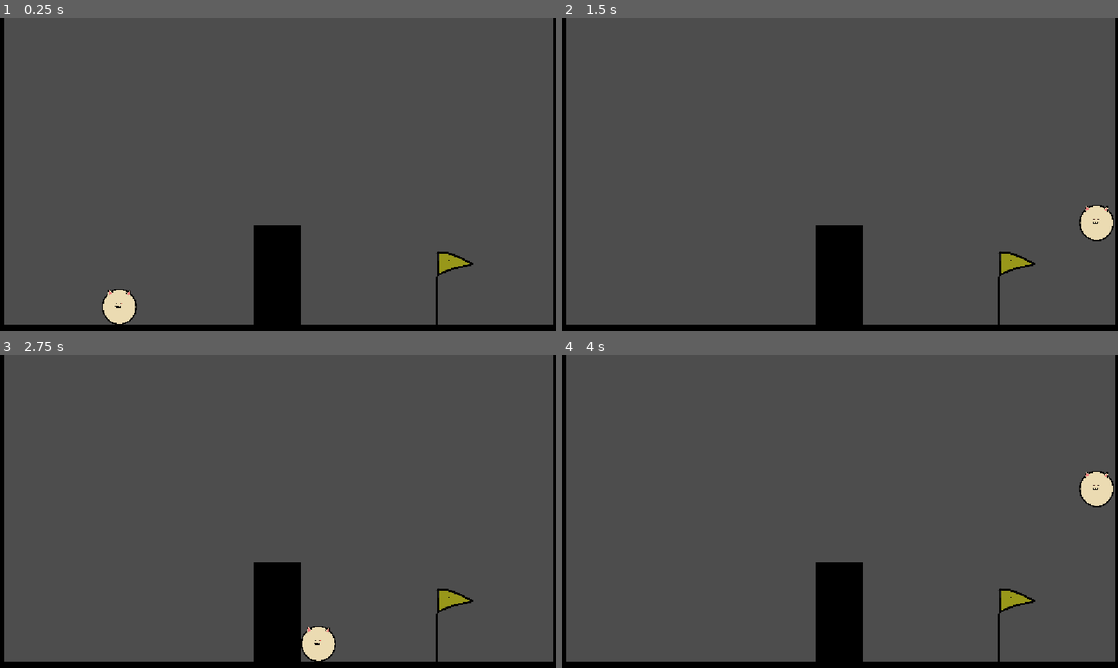
Above: before the commit, frames 1-4 (two rows, left to right).
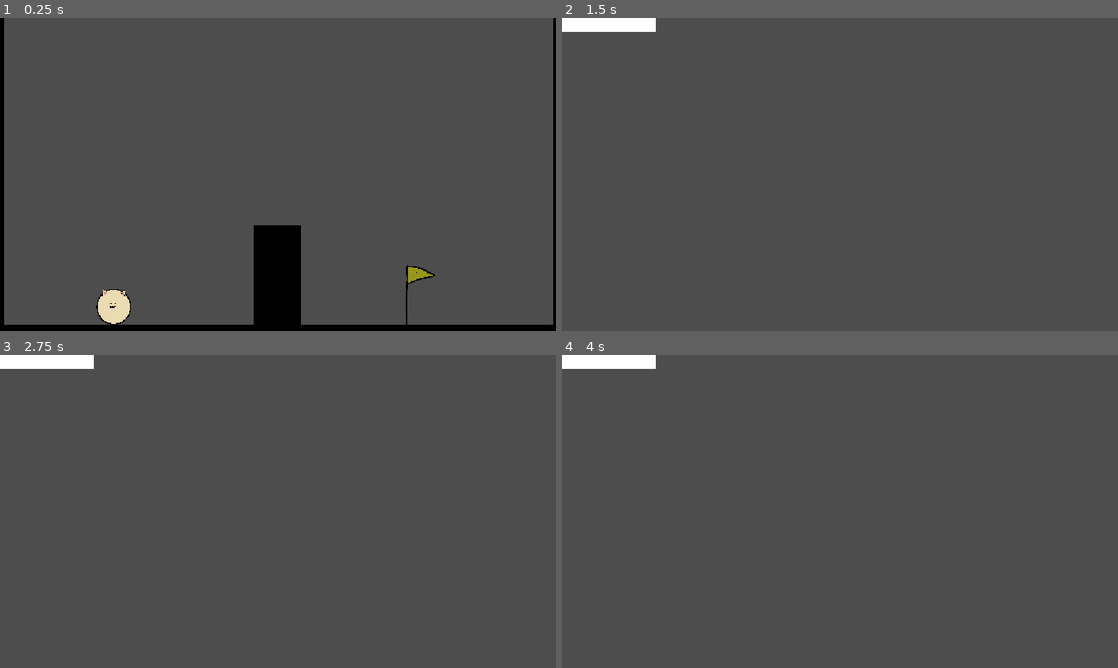
Above: after the commit, the same moments.

Repository: TGYT-Dev/haven
Game: Godot game, scene res://level1.tscn
The game is run twice, just before and just after one commit, with the same random seed, the same clock (stepped at 60 frames per second) and the same inputs.
Inputs:
- Up to frame 1 (0.25 s): no input
- Up to frame 2 (1.5 s): tap Enter (ui_accept) at 0.5, 0.6, 0.77, 1.07, 1.35 s; hold Right (ui_right) from 0.53 s (still down)
- Up to frame 3 (2.75 s): tap Enter (ui_accept) at 1.52, 1.82, 2.1 s; release Right (ui_right) at 2.03 s; hold Left (ui_left) from 2.03 s (still down)
- Up to frame 4 (4 s): tap Enter (ui_accept) at 2.75, 2.85, 3.02, 3.32, 3.6, 3.77 s; release Left (ui_left) at 2.78 s; hold Right (ui_right) from 2.78 s (still down)

The runs differ from the first frame. In frame 1, 0.9% of the frame differs, in the area x 17-86%, y 74-98%; in frame 2, 7.6%; in frame 3, 7.6%; in frame 4, 7.6%, in the area x 0-100%, y 0-100%.
Error before the commit: Invalid operands 'String' and 'int' in operator '+'. (res://area_2d.gd:9)

Commit message:
yipppee

Diff:
--- a/area_2d.gd
+++ b/area_2d.gd
@@ -1,13 +1,18 @@
 extends Area2D
 
-var levelNum = 1
+func _on_body_entered(body: Node2D) -> void:
+	var current_file = get_tree().current_scene.scene_file_path.get_file()
 
+	var current_num = current_file.get_basename().replace("level", "").to_int()
+	var next_num = current_num + 1
 
+	var next_scene_path = "res://level%d.tscn" % next_num
 
-func _on_body_entered(body: Node2D) -> void:
-	levelNum += 1
-	get_tree().change_scene_to_file("res://level"+levelNum)
+	if ResourceLoader.exists(next_scene_path):
+		get_tree().change_scene_to_file(next_scene_path)
+	else:
+		print("You beat the final level!")
 
 func _ready() -> void:
-	if not self.body_entered.is_connected(_on_body_entered):
-		self.body_entered.connect(_on_body_entered)
+	if not body_entered.is_connected(_on_body_entered):
+		body_entered.connect(_on_body_entered)
--- a/cat_ball.gd
+++ b/cat_ball.gd
@@ -1,21 +1,52 @@
 extends CharacterBody2D
 
+const SPEED = 300.0
+const AIR_SPEED = 250.0
+const AIR_ACCEL = 10.0
+const JUMP_VELOCITY = -400.0
+const BOUNCE_DAMPENING = 0.75 # Adjust how bouncy it is (1.0 = full bounce)
 
-const SPEED = 300.0
-const JUMP_VELOCITY = -400.0
+var gravity = ProjectSettings.get_setting("physics/2d/default_gravity")
+var is_grounded = false
 
+func _physics_process(delta):
+	# 1. Apply gravity if not on the ground
+	if not is_grounded:
+		velocity.y += gravity * delta
+	else:
+		# Apply a bit of friction when resting on the floor
+		velocity.x = move_toward(velocity.x, 0, SPEED * 0.2)
 
-func _physics_process(delta: float) -> void:
-	if not is_on_floor():
-		velocity += get_gravity() * delta
+	# 2. Handle jump when grounded
+	if Input.is_action_just_pressed("ui_accept") and is_grounded:
+		velocity.y = JUMP_VELOCITY
+		is_grounded = false
 
-	if Input.is_action_just_pressed("ui_accept") and is_on_floor():
-		velocity.y = JUMP_VELOCITY
+	# 3. Handle horizontal input movement
+	var direction = Input.get_axis("ui_left", "ui_right")
+	if direction:
+		if is_grounded:
+			velocity.x = direction * SPEED
+		else:
+			# Air control: steer toward target speed instead of snapping to it
+			velocity.x = move_toward(velocity.x, direction * AIR_SPEED, AIR_ACCEL)
 
-	var direction := Input.get_axis("ui_left", "ui_right")
-	if direction:
-		velocity.x = direction * SPEED
-	else:
-		velocity.x = move_toward(velocity.x, 0, SPEED)
+	# 4. Use move_and_collide for strict collision and immediate bouncing
+	var collision = move_and_collide(velocity * delta)
 
-	move_and_slide()
+	# Reset ground state each frame; we'll re-verify it if we hit a floor
+	is_grounded = false
+
+	if collision:
+		var normal = collision.get_normal()
+
+		# If the normal points upward, we hit a floor
+		if normal.y < -0.7:
+			is_grounded = true
+
+		# Bounce velocity off whatever we hit (walls, floors, or ceilings)
+		velocity = velocity.bounce(normal) * BOUNCE_DAMPENING
+
+		# Prevent jitter/micro-bouncing when resting on the floor
+		if is_grounded and abs(velocity.y) < 40:
+			velocity.y = 0
--- a/level1.tscn
+++ b/level1.tscn
@@ -1,6 +1,5 @@
 [gd_scene format=3 uid="uid://bh7pg3ey8t3c3"]
 
-[ext_resource type="Script" uid="uid://ditokv113c3pw" path="res://global.gd" id="1_jwv3a"]
 [ext_resource type="PackedScene" uid="uid://b1mxc2ue2nofi" path="res://cat_ball.tscn" id="2_dopym"]
 [ext_resource type="PackedScene" uid="uid://ct5a4rlw16ir5" path="res://level_restart.tscn" id="2_ootpb"]
 
@@ -14,7 +13,6 @@
 size = Vector2(25, 74.5)
 
 [node name="Node2D" type="Node2D" unique_id=847209529]
-script = ExtResource("1_jwv3a")
 
 [node name="StaticBody2D" type="StaticBody2D" parent="." unique_id=1422475593]
 
@@ -65,13 +63,13 @@
 scale = Vector2(0.63659275, -6.760406)
 color = Color(0, 0, 0, 1)
 
-[node name="Area2D" parent="." unique_id=1451696298 instance=ExtResource("2_ootpb")]
-position = Vector2(99, -37)
-scale = Vector2(0.05, 0.05)
-
-[node name="catBall" parent="." unique_id=1670838889 instance=ExtResource("2_dopym")]
-position = Vector2(-87, -20)
-
 [node name="Camera2D" type="Camera2D" parent="." unique_id=874969332]
 position = Vector2(0, -92)
 zoom = Vector2(3.8, 3.8)
+
+[node name="CharacterBody2D" parent="." unique_id=1670838889 instance=ExtResource("2_dopym")]
+position = Vector2(-90, -20)
+
+[node name="Area2D" parent="." unique_id=1451696298 instance=ExtResource("2_ootpb")]
+position = Vector2(80, -32)
+scale = Vector2(0.04, 0.04)
--- a/level_restart.tscn
+++ b/level_restart.tscn
@@ -14,5 +14,5 @@
 texture = ExtResource("2_xcybu")
 
 [node name="CollisionShape2D" type="CollisionShape2D" parent="." unique_id=1759532530]
-position = Vector2(-57, 133.75)
+position = Vector2(-57, 115)
 shape = SubResource("RectangleShape2D_qheeq")
Not shown, added: level1.tscn15059345451.tmp
Not shown, added: level1.tscn17704530496.tmp
Not shown, added: level1.tscn17710376433.tmp
Not shown, added: level1.tscn17726646644.tmp
Not shown, added: level1.tscn17807588949.tmp
